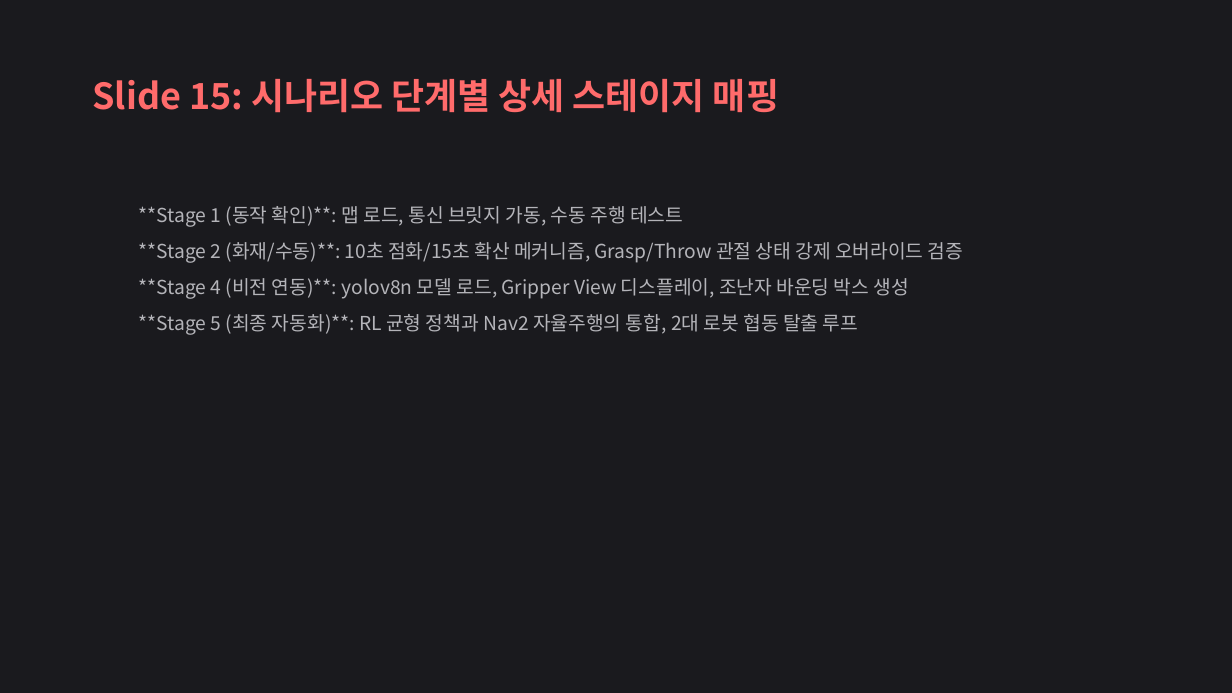
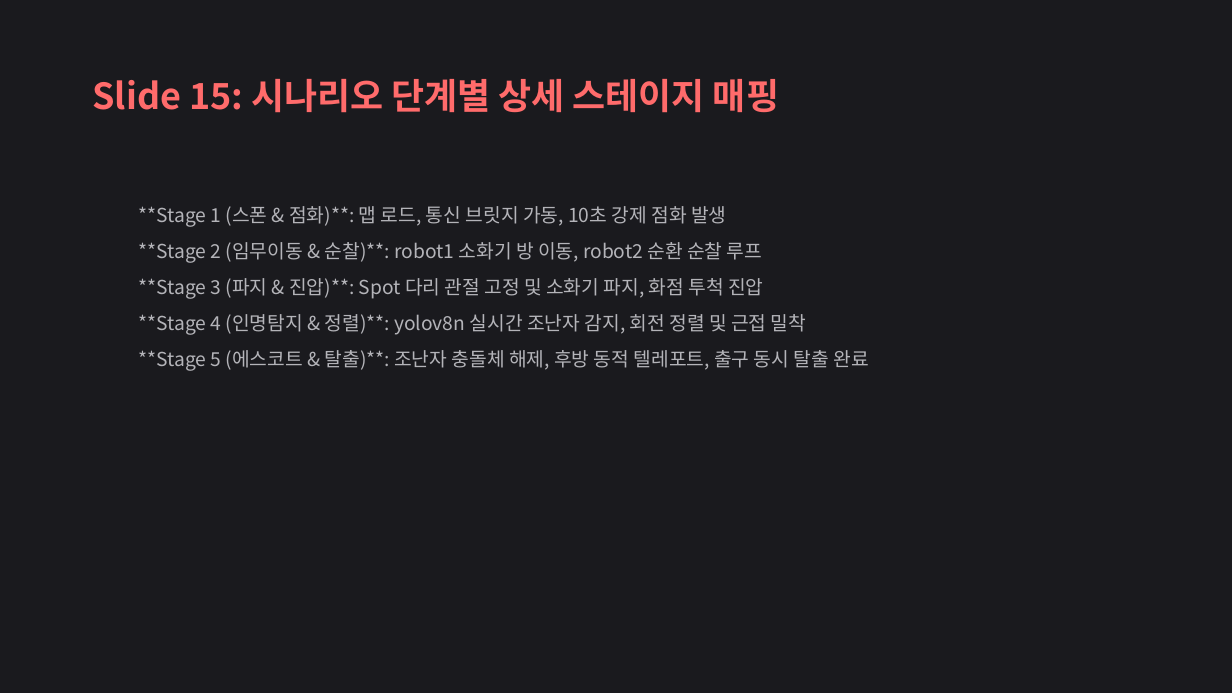
Before and after one commit to yoonseonjae/hot-spot_isaac_sim, a slide deck: slide 15 of docs/Cobot_Fire_Sim_Presentation.pptx. Drawn at 1232x693 pixels with LibreOffice and Linux fonts; fonts in the diff are those of the drawing. Boxes give left, top, right and bottom in pixels: in the first picture for what was removed or moved away, otherwise in the second. Text is boxed around its words. In the diff, an @@ line names an element or a change of style, - is before the commit and + after.

Commit message:
docs: run_stage5.sh 런타임 단계별 시퀀스로 발표 슬라이드 및 파워포인트 전면 개편

```diff
--- a/docs/Cobot_Fire_Sim_Presentation.pptx
+++ b/docs/Cobot_Fire_Sim_Presentation.pptx
@@ text at bbox=[139, 206, 868, 371]: text changed @@
-  **Stage 1 (동작 확인)**: 맵 로드, 통신 브릿지 가동, 수동 주행 테스트
-  **Stage 2 (화재/수동)**: 10초 점화/15초 확산 메커니즘, Grasp/Throw 관절 상태 강제 오버라이드 검증
-  **Stage 4 (비전 연동)**: yolov8n 모델 로드, Gripper View 디스플레이, 조난자 바운딩 박스 생성
-  **Stage 5 (최종 자동화)**: RL 균형 정책과 Nav2 자율주행의 통합, 2대 로봇 협동 탈출 루프
+  **Stage 1 (스폰 & 점화)**: 맵 로드, 통신 브릿지 가동, 10초 강제 점화 발생
+  **Stage 2 (임무이동 & 순찰)**: robot1 소화기 방 이동, robot2 순환 순찰 루프
+  **Stage 3 (파지 & 진압)**: Spot 다리 관절 고정 및 소화기 파지, 화점 투척 진압
+  **Stage 4 (인명탐지 & 정렬)**: yolov8n 실시간 조난자 감지, 회전 정렬 및 근접 밀착
+  **Stage 5 (에스코트 & 탈출)**: 조난자 충돌체 해제, 후방 동적 텔레포트, 출구 동시 탈출 완료
```
Also in this commit, not shown: 26 other slides changed, 4 slides added, 1 slide removed, 1 other file.
